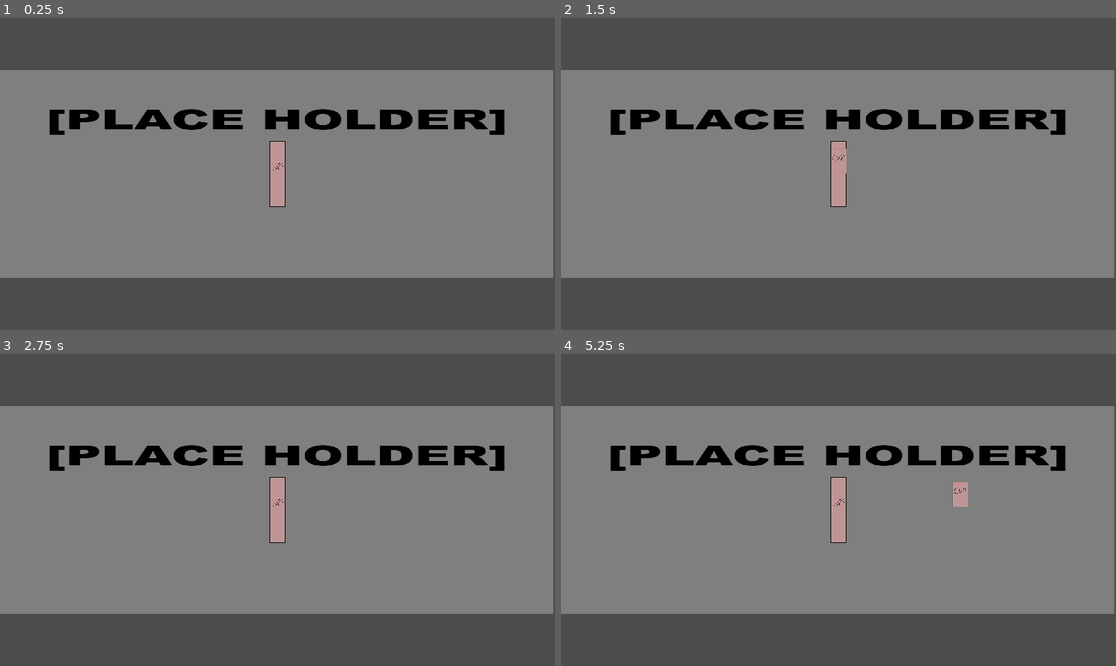
Above: before the commit, frames 1-4 (two rows, left to right).
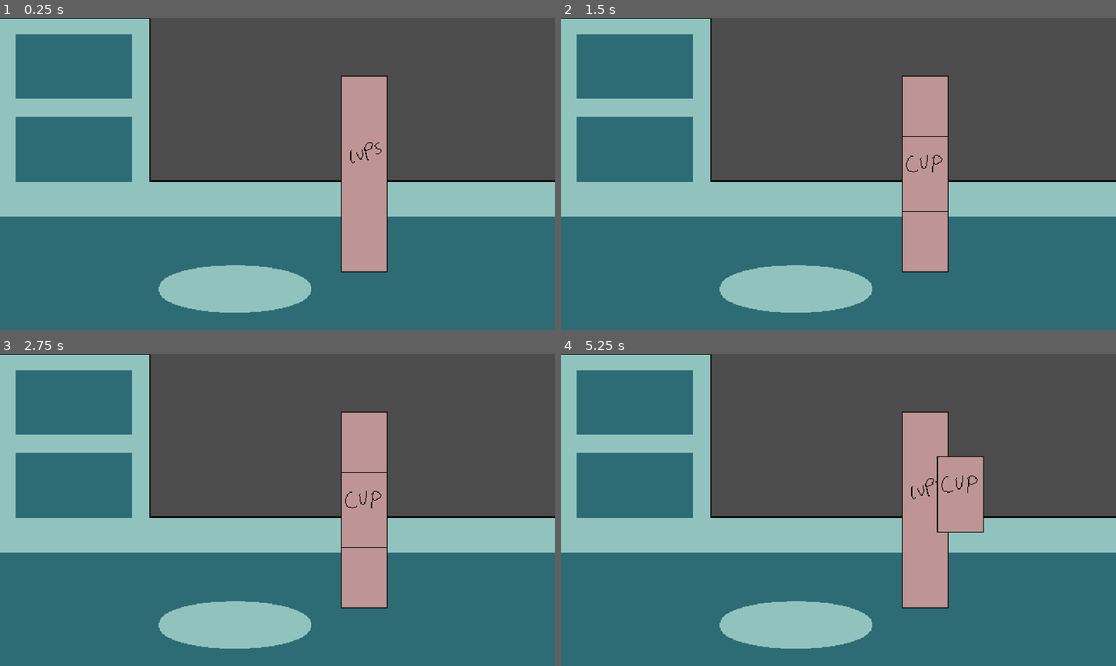
Above: after the commit, the same moments.

Repository: jhaFive/Project-3
Game: Godot game, scene res://scenes/game.tscn
Two runs of this game, one before a commit and one after it. Both use one fixed random seed, a clock stepped at 60 frames per second and the inputs below. Before the commit the project starts from res://scenes/cup_dispenser.tscn.
Inputs (mouse positions are in pixels of both pictures, inside the frame that each line leads up to; where the layout moved, square brackets give the same spot in the first picture):
- Up to frame 1 (0.25 s): no input
- Up to frame 2 (1.5 s): click (927, 174) [838, 174] at 0.5 s; click (927, 174) [838, 161] at 1.25 s
- Up to frame 3 (2.75 s): click (366, 510) [277, 510] at 2 s
- Up to frame 4 (5.25 s): click (927, 510) at 2.77 s; click (927, 510) [838, 510] at 3.5 s; click (927, 510) [838, 497] at 4.25 s; tap Enter at 5 s; move the mouse to (960, 494) at 5.02 s

The runs differ from the first frame. In frame 1, 88% of the frame differs, in the area x 0-100%, y 0-100%; in frame 2, 88%; in frame 3, 88%; in frame 4, 87%.

Commit message:
Working on global dragging script

Diff:
--- a/game/project.godot
+++ b/game/project.godot
@@ -11,9 +11,13 @@
 [application]
 
 config/name="Game"
-run/main_scene="res://scenes/cup_dispenser.tscn"
+run/main_scene="res://scenes/game.tscn"
 config/features=PackedStringArray("4.3", "Forward Plus")
 config/icon="res://icon.svg"
+
+[autoload]
+
+Global="*res://scripts/global.gd"
 
 [display]
 
--- a/game/scenes/cup.tscn
+++ b/game/scenes/cup.tscn
@@ -1,12 +1,12 @@
 [gd_scene load_steps=3 format=3 uid="uid://dcf3u2uprdby7"]
 
 [ext_resource type="Texture2D" uid="uid://w26wfwrcf8yi" path="res://assets/sprites/cup.png" id="1_7q2t1"]
-[ext_resource type="Script" path="res://scripts/cup.gd" id="2_ssn6n"]
+[ext_resource type="Script" path="res://scripts/draggable.gd" id="2_ssn6n"]
 
 [node name="Cup_Obj" type="Node2D"]
 
 [node name="Cup" type="Sprite2D" parent="."]
-position = Vector2(1, -44)
+visibility_layer = 4
 texture = ExtResource("1_7q2t1")
 script = ExtResource("2_ssn6n")
 
--- a/game/scenes/cup_dispenser.tscn
+++ b/game/scenes/cup_dispenser.tscn
@@ -1,29 +1,30 @@
-[gd_scene load_steps=4 format=3 uid="uid://ds1iyocyrsebe"]
+[gd_scene load_steps=3 format=3 uid="uid://ds1iyocyrsebe"]
 
-[ext_resource type="Texture2D" uid="uid://2wgso60hsdj" path="res://assets/place holders/Main Menu - Place Holder.png" id="1_3xu6n"]
 [ext_resource type="Texture2D" uid="uid://corf4u4tprpvu" path="res://assets/sprites/cups.png" id="1_57caq"]
-[ext_resource type="Script" path="res://scripts/cup_dispenser.gd" id="2_81jp3"]
+[ext_resource type="Script" path="res://scripts/container.gd" id="2_81jp3"]
 
 [node name="Cup dispenser" type="Node2D"]
-
-[node name="Sprite2D" type="Sprite2D" parent="."]
-position = Vector2(-3.49995, 0)
-scale = Vector2(1.77315, 1)
-texture = ExtResource("1_3xu6n")
+position = Vector2(100, 0)
 
 [node name="cups" type="Sprite2D" parent="."]
+visibility_layer = 2
+position = Vector2(-1.43051e-06, 0)
 texture = ExtResource("1_57caq")
 script = ExtResource("2_81jp3")
 
 [node name="press detection" type="Button" parent="cups"]
 self_modulate = Color(1, 1, 1, 0)
-offset_left = -27.0
-offset_top = -114.0
-offset_right = 27.0
-offset_bottom = 114.0
+anchors_preset = 8
+anchor_left = 0.5
+anchor_top = 0.5
+anchor_right = 0.5
+anchor_bottom = 0.5
+offset_left = -54.0
+offset_top = -227.5
+offset_bottom = 0.5
+grow_horizontal = 2
+grow_vertical = 2
 metadata/_edit_use_anchors_ = true
-
-[node name="Camera2D" type="Camera2D" parent="."]
 
 [connection signal="pressed" from="cups/press detection" to="cups" method="_on_press_detection_pressed"]
 [connection signal="pressed" from="cups/press detection" to="cups/press detection" method="_on_pressed"]
--- /dev/null
+++ b/game/scenes/drop_area.gd
@@ -0,0 +1,11 @@
+extends StaticBody2D
+
+
+# Called when the node enters the scene tree for the first time.
+func _ready():
+	pass # Replace with function body.
+
+
+# Called every frame. 'delta' is the elapsed time since the previous frame.
+func _process(delta):
+	pass
--- a/game/scenes/game.tscn
+++ b/game/scenes/game.tscn
@@ -1,5 +1,27 @@
-[gd_scene format=3 uid="uid://cytkkrscdmnwi"]
+[gd_scene load_steps=4 format=3 uid="uid://cytkkrscdmnwi"]
+
+[ext_resource type="Texture2D" uid="uid://qqut4h32vajm" path="res://assets/sprites/counter.png" id="1_dunqu"]
+[ext_resource type="PackedScene" uid="uid://ds1iyocyrsebe" path="res://scenes/cup_dispenser.tscn" id="2_ak4cs"]
+
+[sub_resource type="RectangleShape2D" id="RectangleShape2D_igmnd"]
+size = Vector2(176, 55)
 
 [node name="Node2D" type="Node2D"]
 
 [node name="Camera2D" type="Camera2D" parent="."]
+zoom = Vector2(3, 3)
+
+[node name="BG" type="Node" parent="."]
+
+[node name="Counter" type="Sprite2D" parent="BG"]
+texture = ExtResource("1_dunqu")
+
+[node name="dropArea" type="StaticBody2D" parent="BG" groups=["dropable"]]
+
+[node name="CollisionShape2D" type="CollisionShape2D" parent="BG/dropArea"]
+position = Vector2(-49, 132.5)
+shape = SubResource("RectangleShape2D_igmnd")
+
+[node name="Containers" type="Node" parent="."]
+
+[node name="Cup dispenser" parent="Containers" instance=ExtResource("2_ak4cs")]
--- a/game/scenes/main_menu.tscn
+++ b/game/scenes/main_menu.tscn
@@ -72,9 +72,9 @@
 layout_mode = 2
 size_flags_vertical = 3
 theme_override_colors/font_hover_color = Color(0, 0, 0, 1)
+theme_override_colors/font_pressed_color = Color(0, 0, 0, 1)
+theme_override_colors/font_focus_color = Color(0, 0, 0, 1)
 theme_override_colors/font_color = Color(0, 0, 0, 1)
-theme_override_colors/font_focus_color = Color(0, 0, 0, 1)
-theme_override_colors/font_pressed_color = Color(0, 0, 0, 1)
 theme_override_font_sizes/font_size = 40
 theme_override_styles/focus = SubResource("StyleBoxEmpty_l6cm7")
 theme_override_styles/hover = SubResource("StyleBoxFlat_ekxnf")
@@ -86,9 +86,9 @@
 layout_mode = 2
 size_flags_vertical = 3
 theme_override_colors/font_hover_color = Color(0, 0, 0, 1)
+theme_override_colors/font_pressed_color = Color(0, 0, 0, 1)
+theme_override_colors/font_focus_color = Color(0, 0, 0, 1)
 theme_override_colors/font_color = Color(0, 0, 0, 1)
-theme_override_colors/font_focus_color = Color(0, 0, 0, 1)
-theme_override_colors/font_pressed_color = Color(0, 0, 0, 1)
 theme_override_font_sizes/font_size = 40
 theme_override_styles/focus = SubResource("StyleBoxEmpty_l6cm7")
 theme_override_styles/hover = SubResource("StyleBoxFlat_ekxnf")
--- a/game/scripts/cup.gd
+++ b/game/scripts/draggable.gd
@@ -2,13 +2,14 @@
 
 extends Sprite2D
 
-var dragging = false
+# Start already dragging
+var dragging = true
 
  # for smooth lock in mouse
 @warning_ignore("unused_parameter")
-func _process(delta):
+func _physics_process(delta):
 	if dragging:
-		position = get_global_mouse_position()
+		global_position = get_global_mouse_position()
 
 # When the cup is being pressed
 func _on_click_detection_button_down() -> void:
--- /dev/null
+++ b/game/scripts/global.gd
@@ -0,0 +1,3 @@
+extends Node
+
+var is_dragging = false
--- /dev/null
+++ b/game/scripts/testDrag.gd
@@ -0,0 +1,43 @@
+extends Node2D
+
+# Start already dragging
+var draggable = true
+var is_inside_droppable = false
+var body_ref
+var offset: Vector2
+
+
+func _process(delta):
+	if draggable:
+		if Input.is_action_just_pressed("click"):
+			offset = get_global_mouse_position() - global_position
+			Global.is_dragging = true
+		if Input.is_action_pressed("click"):
+			global_position = get_global_mouse_position() - offset
+		elif Input.is_action_just_released("click"):
+			Global.is_dragging = false
+# When the cup is being pressed
+func _on_click_detection_button_down() -> void:
+	draggable = true
+
+# When the cup is being NOT pressed
+func _on_click_detection_button_up() -> void:
+	draggable = false
+
+
+func _on_area_2D_mouse_entered():
+	if not Global.is_dragging:
+		draggable = true
+
+func _on_area_2D_mouse_exited():
+	if not Global.is_dragging:
+		draggable = false
+
+func _on_area_2D_body_entered(body):
+	if body.is_in_group('dropable'):
+		is_inside_droppable = true
+		body_ref = body
+
+func _on_area_2D_body_exited(body):
+	if body.is_in_group('dropable'):
+		is_inside_droppable = false
Not shown: 1 places in game/scenes/main_menu.tscn that only renumber resources
Renamed: game/scripts/cup_dispenser.gd -> game/scripts/container.gd
